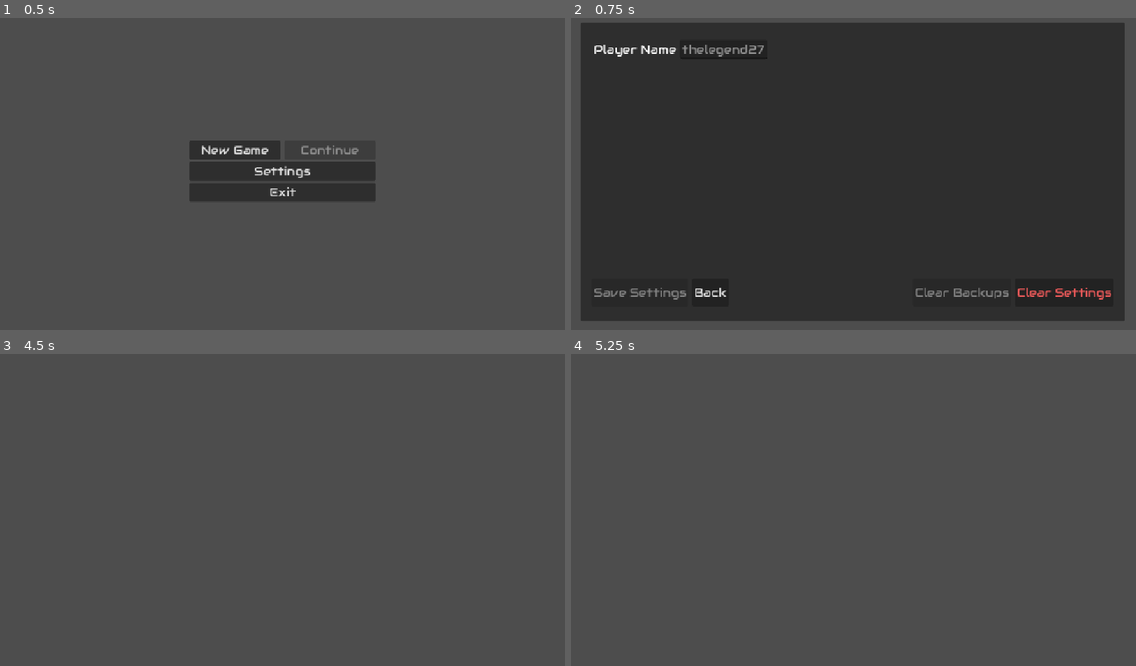
Above: before the commit, frames 1-4 (two rows, left to right).
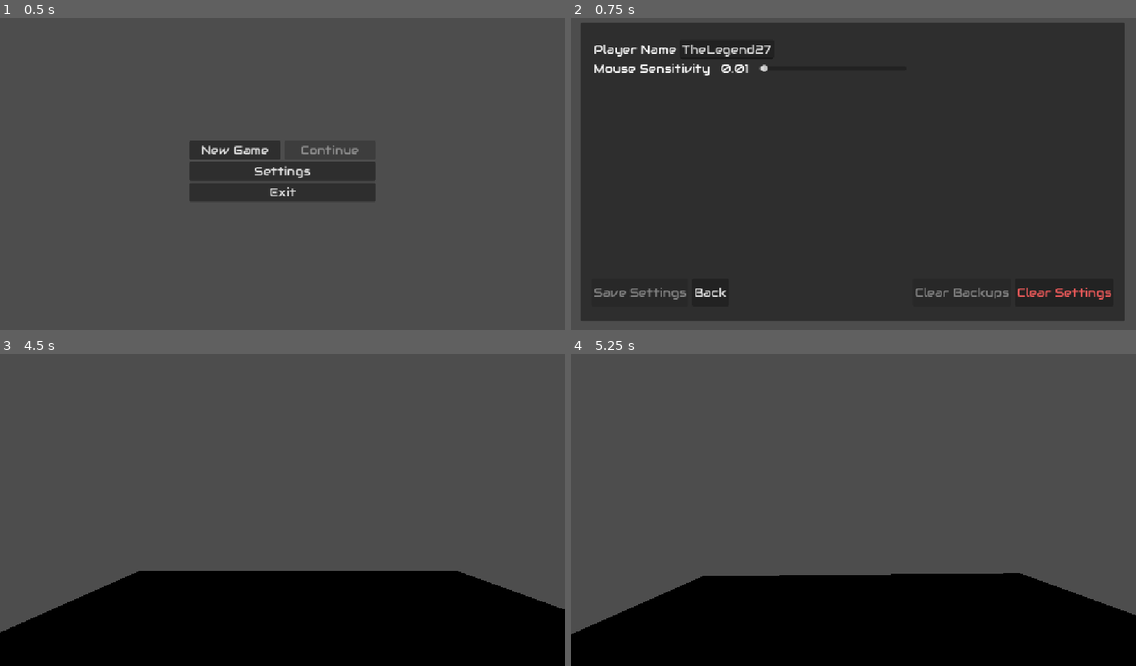
Above: after the commit, the same moments.

Repository: Electron7-7/a-poker-game-made-in-godot
Game: Godot game, scene res://main/dedicated_main.tscn
Two runs of this game, one before a commit and one after it. Both use one fixed random seed, a clock stepped at 60 frames per second and the inputs below.
Inputs (mouse positions are in pixels of both pictures, inside the frame that each line leads up to):
- Up to frame 1 (0.5 s): no input
- Up to frame 2 (0.75 s): click "Settings" at 0.5 s
- Up to frame 3 (4.5 s): click "Back" at 1.25 s; click "New Game" at 2 s; click (299, 441) at 2.77 s; type "Alex" at 2.85 s; click "New Game" at 3.5 s; click "Start Game" at 4.25 s
- Up to frame 4 (5.25 s): tap Enter at 5 s; move the mouse to (881, 506) at 5.02 s

Frame 1 is identical in both runs. In frame 2, 0.7% of the frame differs, in the area x 4-36%, y 8-19%; in frame 3, 27%, in the area x 0-100%, y 69-100%; in frame 4, 26%.
Error before the commit: Parse Error: Cannot find member "MouseSensitivity" in base "SettingsManager". (res://things/actors/godot_player.gd:26)

Commit message:
feature('SettingsManager' now keeps track of all settings as isolated variables): Also, I've added new 'SaveSettings', 'LoadSettings', and 'ClearSettings' functions that I want to make static. Then, I want to private the other functions. The end goal will be to abstract the config file code to these simple functions, and for the settings menu to be a simple interface for the variables in 'SaveManager'.
What's important moving forward is that the settings menu does NOT directly interact with the code that relies on settings. It ONLY updates 'SettingsManager' and its variables with new values. 'SettingsManager' will be what holds and manages settings.

Diff:
--- a/managers/settings_manager.gd
+++ b/managers/settings_manager.gd
@@ -7,10 +7,45 @@
 const _settings_save_file_name := "settings"
 const _settings_backup_files_name := "settings_backup_"
 
+const NAMES : Dictionary[String, String] = \
+{
+    PlayerName = "PlayerName",
+    MouseSensitivity = "MouseSensitivity"
+}
+
+const DEFAULTS : Dictionary[String, Variant] = \
+{
+    NAMES.PlayerName: "TheLegend27",
+    NAMES.MouseSensitivity: 0.01
+}
+
+const TEMP_Section : String = "PlayerSettings" # Temporarily only using one section
+
 static var settings_backup_limit : int = 5 # Probably make this higher / let user decide
 static var settings_save_file := ConfigFile.new()
 static var settings_save_dir : DirAccess = null
 static var settings_backups_dir : DirAccess = null
+
+static var PlayerName : String = DEFAULTS.PlayerName
+static var MouseSensitivity : float = DEFAULTS.MouseSensitivity
+
+func UpdateSettings(Settings : Dictionary[String, Variant]) -> void:
+    PlayerName = Settings.get(NAMES.PlayerName)
+    MouseSensitivity = Settings.get(NAMES.MouseSensitivity)
+
+func SaveSettings(Settings : Dictionary[String, Variant]) -> void:
+    UpdateSettings(Settings)
+    SetSection(TEMP_Section, Settings)
+    Save()
+
+func ClearSettings() -> void:
+    SetSection(TEMP_Section, DEFAULTS)
+    UpdateSettings(DEFAULTS)
+
+func LoadSettings() -> Dictionary[String, Variant]:
+    var Settings : Dictionary[String, Variant] = GetSection(TEMP_Section, NAMES.values(), DEFAULTS.values())
+    UpdateSettings(Settings)
+    return Settings
 
 func _notification(what: int) -> void:
     if(what == Object.NOTIFICATION_PREDELETE): # Pseudo-Destructor
@@ -58,17 +93,22 @@
 func SetValue(section : String, key : String, value : Variant) -> void:
     settings_save_file.set_value(section, key, value)
 
-func SetSection(section : String, data : Dictionary[String, Variant]) -> void:
-    for key in data:
-        SetValue(section, key, data.get(key))
+func Minimum(left : int, right : int) -> int:
+    return (0.5 * (left + right - abs(left - right)))
+
+func SetSection(section : String, values : Dictionary[String, Variant]) -> void:
+    for key in values:
+        SetValue(section, key, values.get(key))
 
 func GetValue(section : String, key : String, default : Variant) -> Variant:
     return settings_save_file.get_value(section, key, default)
 
-func GetSection(section : String, defaults : Dictionary[String, Variant]) -> Dictionary[String, Variant]:
+func GetSection(section : String, keys : Array[String], default_values : Array[Variant]) -> Dictionary[String, Variant]:
     var return_data : Dictionary[String, Variant] = {}
-    for key in defaults:
-        return_data[key] = GetValue(section, key, defaults.get(key))
+    if(keys.size() != default_values.size()):
+        printerr("SettingsManager::GetSection - Inequal number of keys and values! SettingsManager will choose the smaller of the two sizes to iterate up to")
+    for i in range(Minimum(keys.size(), default_values.size())):
+        return_data[keys.get(i)] = GetValue(section, keys.get(i), default_values.get(i))
     return return_data
 
 func DANGEROUS_CleanSaveFile() -> Error:
--- a/menus/settings_menu.gd
+++ b/menus/settings_menu.gd
@@ -1,8 +1,6 @@
 extends Control
 
 signal close
-
-const _settings_section : String = "Settings"
 
 @onready var _confirm_clear : ConfirmationDialog = $"%ConfirmClear"
 @onready var _clear_notify  : AcceptDialog       = $"%ClearNotify"
@@ -11,17 +9,14 @@
 @onready var _clear_settings : Button = $"%ClearSettings"
 @onready var _clear_backups  : Button = $"%ClearBackups"
 @onready var _player_name : LineEdit = $"%PlayerName"
-
-func get_default_settings() -> Dictionary[String, Variant]:
-    return \
-    {
-        _player_name.name: "",
-    }
+@onready var _mouse_sensitivity_display : Label = $"%MouseSensitivityDisplay"
+@onready var _mouse_sensitivity_slider : HSlider = $"%MouseSensitivitySlider"
 
 func get_settings() -> Dictionary[String, Variant]:
     return \
     {
-        _player_name.name: _player_name.text,
+        SettingsManager.NAMES.PlayerName: _player_name.text,
+        SettingsManager.NAMES.MouseSensitivity: _mouse_sensitivity_slider.value,
     }
 
 func _confirm_clear_settings() -> void:
@@ -32,7 +27,7 @@
     _clear_notify.visible = true
     _clear_settings.disabled = true
     _clear_backups.disabled = !global_SettingsManager.HasBackups()
-    global_SettingsManager.SetSection(_settings_section, get_default_settings())
+    global_SettingsManager.ClearSettings()
     global_SettingsManager.Save(false)
     load_settings()
 
@@ -41,18 +36,23 @@
     _clear_backups.disabled = !global_SettingsManager.HasBackups()
 
 func save_settings() -> void:
-    global_SettingsManager.SetSection(_settings_section, get_settings())
-    global_SettingsManager.Save()
+    global_SettingsManager.SaveSettings(get_settings())
     _clear_backups.disabled = !global_SettingsManager.HasBackups()
     _clear_settings.disabled = false
     _save_button.disabled = true
 
 func load_settings() -> void:
-    var loaded_settings : Dictionary[String, Variant] = global_SettingsManager.GetSection(_settings_section, get_default_settings())
-    _player_name.text = loaded_settings.get(_player_name.name)
+    var loaded_settings : Dictionary[String, Variant] = global_SettingsManager.LoadSettings()
+    # Get all settings here
+    _player_name.text = loaded_settings.get(SettingsManager.NAMES.PlayerName)
+    _mouse_sensitivity_slider.value = loaded_settings.get(SettingsManager.NAMES.MouseSensitivity)
 
 func _unsaved_changes(_unused) -> void:
     _save_button.disabled = false
+
+func _mouse_sensitivity_changed(new_value : float) -> void:
+    _unsaved_changes(null)
+    _mouse_sensitivity_display.text = String("%.2f" % new_value)
 
 func _ready() -> void:
     _back_button.pressed.connect(_go_back)
@@ -62,8 +62,9 @@
     _clear_backups.disabled = !global_SettingsManager.HasBackups()
     _confirm_clear.confirmed.connect(clear_settings)
 
-    # connect all settings' relevant "-changed-" signals to "_unsaved_changes"
+    # connect all settings' relevant "-changed-" signals to functions
     _player_name.text_changed.connect(_unsaved_changes)
+    _mouse_sensitivity_slider.value_changed.connect(_mouse_sensitivity_changed)
 
 func _go_back() -> void:
     close.emit()
--- a/menus/settings_menu.tscn
+++ b/menus/settings_menu.tscn
@@ -56,6 +56,33 @@
 expand_to_text_length = true
 select_all_on_focus = true
 
+[node name="Setting2" type="HBoxContainer" parent="Panel/FooterSeparator/Settings/SettingsList"]
+layout_mode = 2
+metadata/_edit_group_ = true
+
+[node name="Label" type="Label" parent="Panel/FooterSeparator/Settings/SettingsList/Setting2"]
+layout_mode = 2
+text = "Mouse Sensitivity"
+
+[node name="MouseSensitivityDisplay" type="Label" parent="Panel/FooterSeparator/Settings/SettingsList/Setting2"]
+unique_name_in_owner = true
+custom_minimum_size = Vector2(85, 0)
+layout_mode = 2
+theme_type_variation = &"SliderDisplay"
+text = "0.01"
+horizontal_alignment = 1
+vertical_alignment = 1
+clip_text = true
+
+[node name="MouseSensitivitySlider" type="HSlider" parent="Panel/FooterSeparator/Settings/SettingsList/Setting2"]
+unique_name_in_owner = true
+custom_minimum_size = Vector2(300, 0)
+layout_mode = 2
+size_flags_vertical = 1
+max_value = 1.0
+step = 0.01000000000931322
+value = 0.01000000000931322
+
 [node name="Footer" type="HBoxContainer" parent="Panel/FooterSeparator"]
 layout_mode = 2
 
